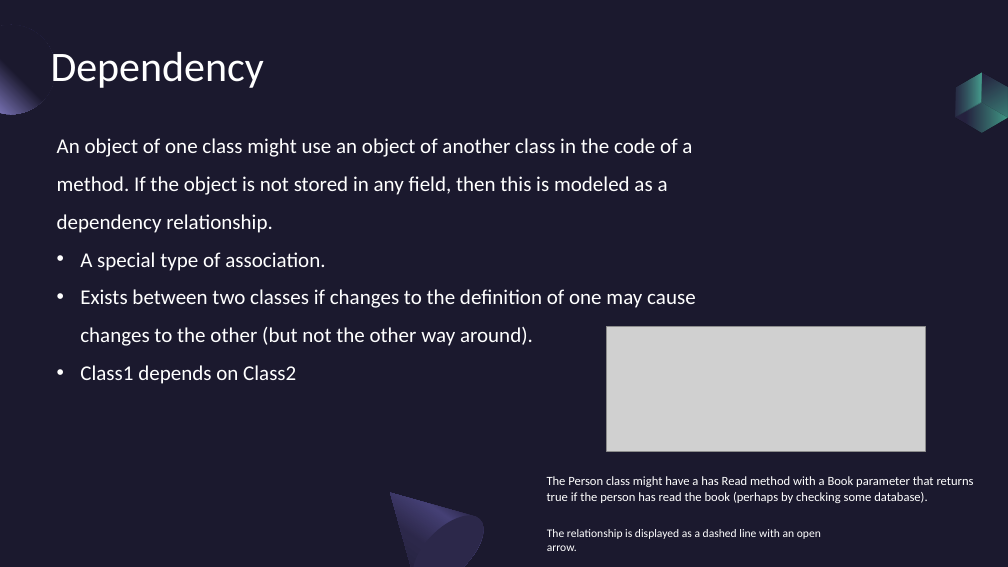
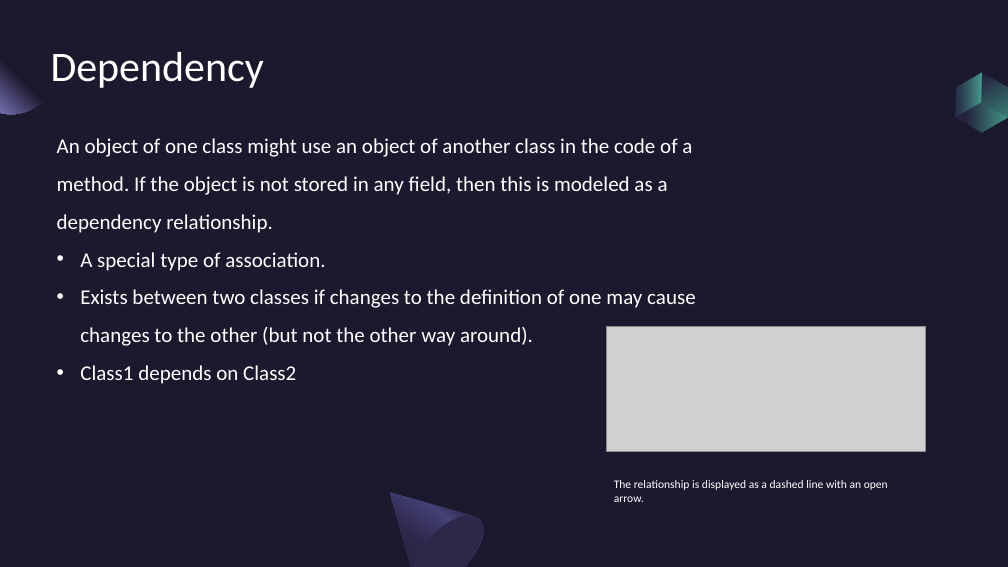
Before and after one commit to draidyn/ATMApplication, a slide deck: slide 21 of FinalPresentationClassDiagram.pptx. Drawn at 1008x567 pixels with LibreOffice and Linux fonts; fonts in the diff are those of the drawing; grey boxes stand for pictures. Boxes give left, top, right and bottom in pixels: in the first picture for what was removed or moved away, otherwise in the second. Text is boxed around its words. In the diff, an @@ line names an element or a change of style, - is before the commit and + after.

```diff
--- a/FinalPresentationClassDiagram.pptx
+++ b/FinalPresentationClassDiagram.pptx
@@ text removed at (x1=547, y1=476, x2=974, y2=503) @@
-The Person class might have a has Read method with a Book parameter that returns true if the person has read the book (perhaps by checking some database).
@@ text "The relationship is displayed as ..." moved from (x1=547, y1=529, x2=821, y2=551) to (x1=614, y1=480, x2=888, y2=502) @@
```
Also in this commit, not shown: 3 other slides changed.
